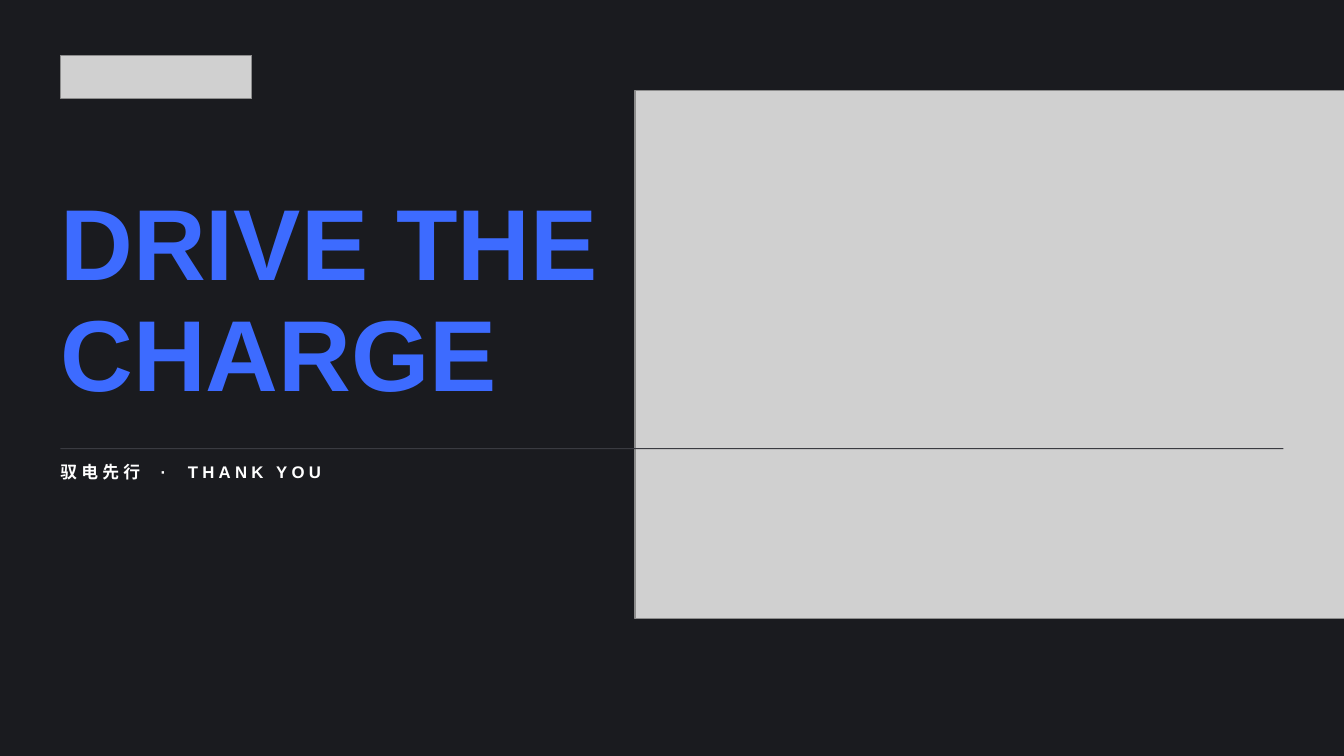
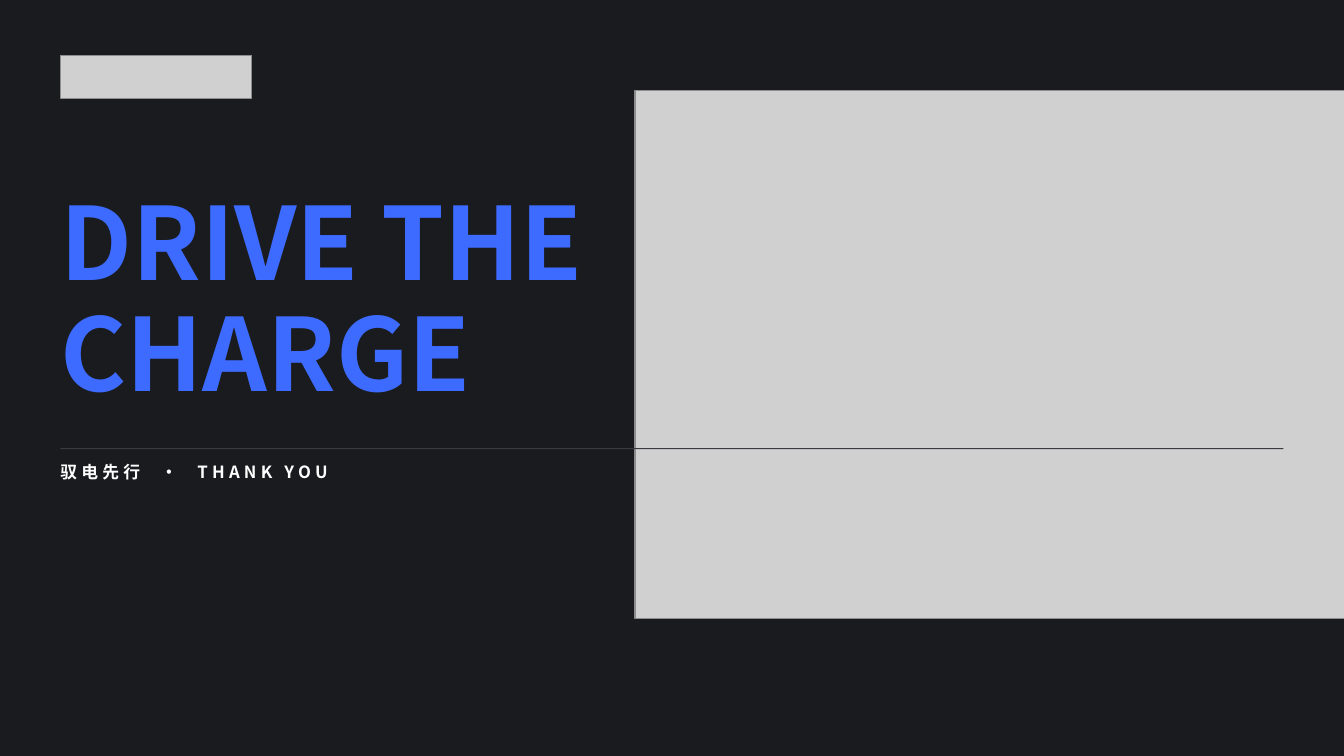
Before and after one commit to deko009/Claude, a slide deck: slide 29 of deck/MAXUS_首页WebUI_设计解说.pptx. Drawn at 1344x756 pixels with LibreOffice and Linux fonts; fonts in the diff are those of the drawing; grey boxes stand for pictures. Boxes give left, top, right and bottom in pixels: in the first picture for what was removed or moved away, otherwise in the second. Text is boxed around its words. In the diff, an @@ line names an element or a change of style, - is before the commit and + after.

```diff
--- a/deck/MAXUS_首页WebUI_设计解说.pptx
+++ b/deck/MAXUS_首页WebUI_设计解说.pptx
@@ text "DRIVE THE" at (60,205,583,393): font Arial to Noto Sans CJK SC @@
@@ text "驭电先行 · THANK YOU" at (60,463,327,480): font Arial to Noto Sans CJK SC @@
```
Also in this commit, not shown: 28 other slides changed, 2 other files.
